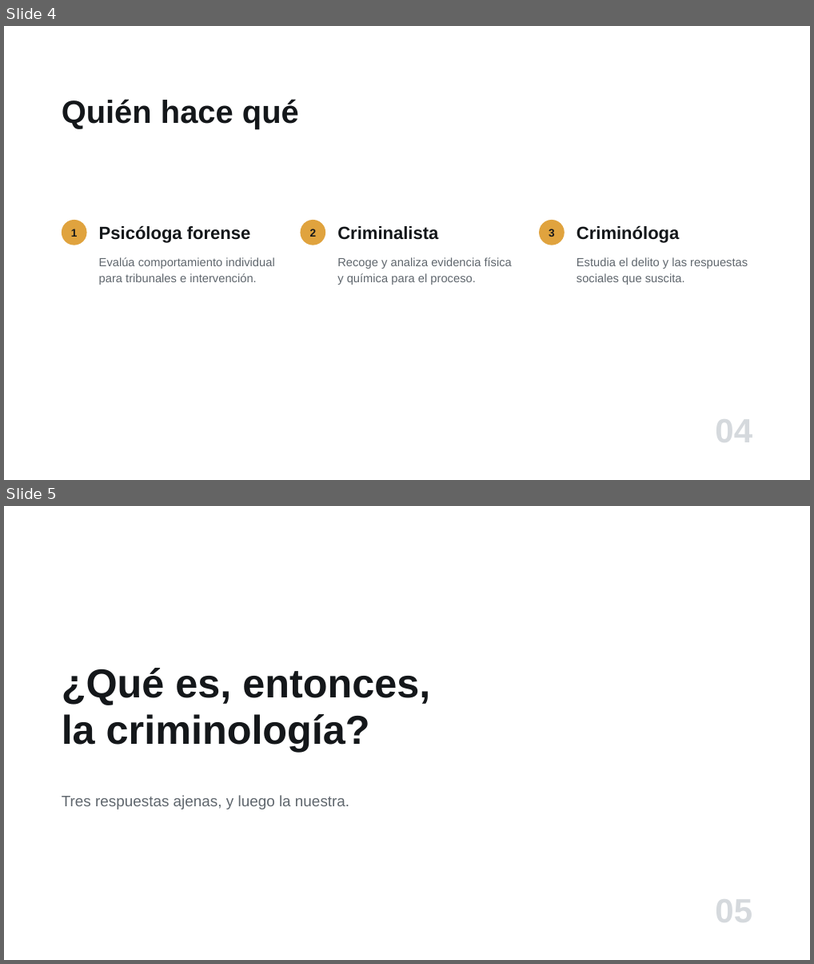
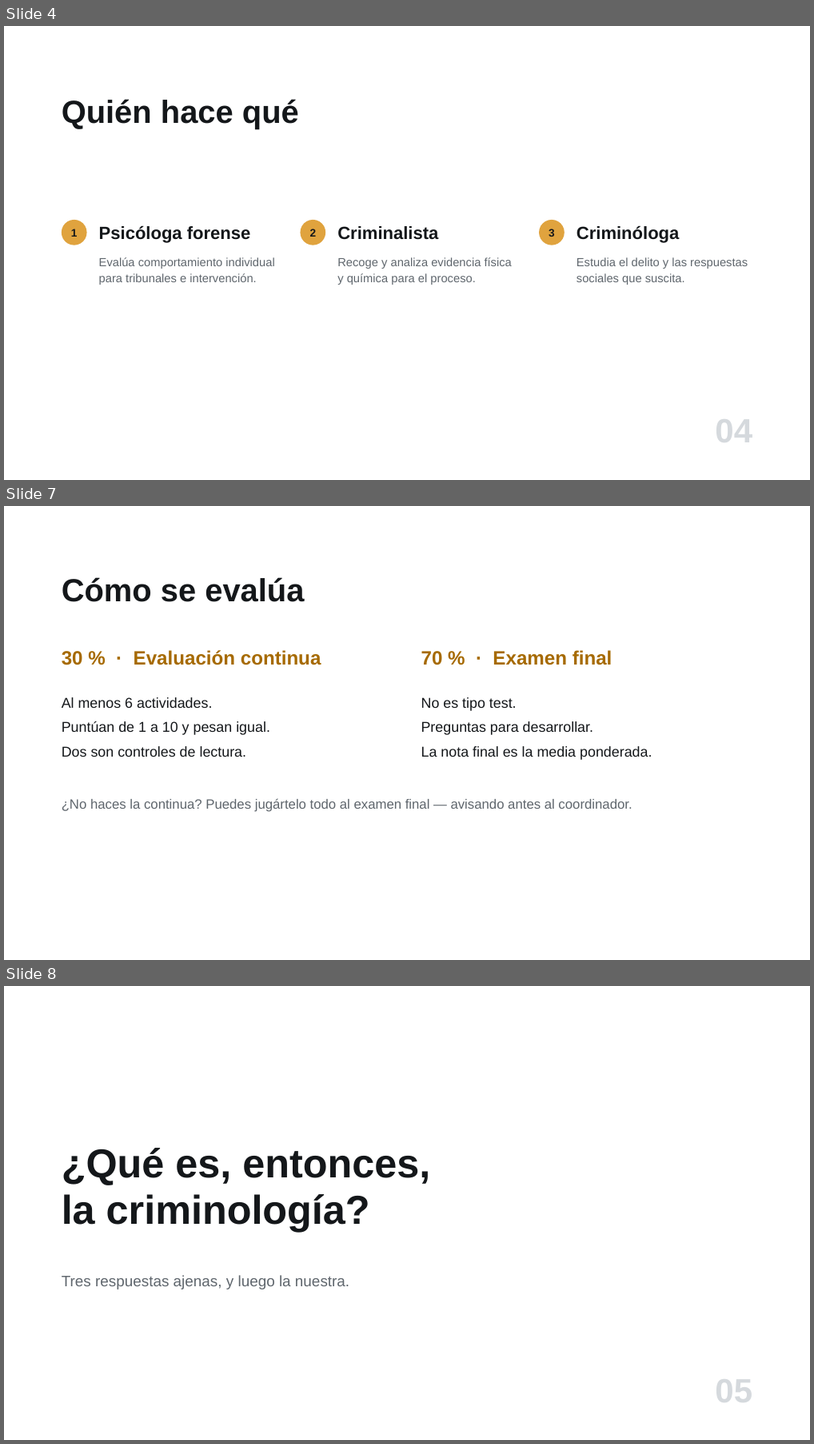
Before and after one commit to jjmedinaariza/intro_crimi, a slide deck: presentaciones/Cap01_Que-es-la-criminologia.pptx. Shown one above the other, each under a label of ours: slides 4 and 5 before the commit, slides 4, 7 and 8 after it; the slides between them are not shown. The pictures are 814x964 and 814x1444 pixels, drawn with LibreOffice and Linux fonts; fonts in the diff are those of the drawing. Boxes give left, top, right and bottom in pixels: in the first picture for what was removed or moved away, otherwise in the second. Text is boxed around its words. In the diff, an @@ line names an element or a change of style, - is before the commit and + after.

```diff
--- a/presentaciones/Cap01_Que-es-la-criminologia.pptx
+++ b/presentaciones/Cap01_Que-es-la-criminologia.pptx
@@ slide 7 added at bbox=[4, 506, 810, 960], background #FFFFFF @@
@@ text added at bbox=[62, 577, 304, 602], 38 pt, text #14171A, bold @@
+Cómo se evalúa
@@ text added at bbox=[62, 650, 322, 665], 23 pt, text #A66A00, bold @@
+30 % · Evaluación continua
@@ text added at bbox=[422, 650, 613, 665], 23 pt, text #A66A00, bold @@
+70 % · Examen final
@@ text added at bbox=[62, 697, 270, 756], 17 pt, text #14171A @@
+Al menos 6 actividades.
+Puntúan de 1 a 10 y pesan igual.
+Dos son controles de lectura.
@@ text added at bbox=[422, 697, 652, 760], 17 pt, text #14171A @@
+No es tipo test.
+Preguntas para desarrollar.
+La nota final es la media ponderada.
@@ text added at bbox=[62, 798, 632, 812], 16 pt, text #5F666D @@
+¿No haces la continua? Puedes jugártelo todo al examen final — avisando antes al coordinador.
@@ what was slide 5 is now slide 8 @@
```
Also in this commit, not shown: 2 other slides added, 2 slides removed, 7 other files.
